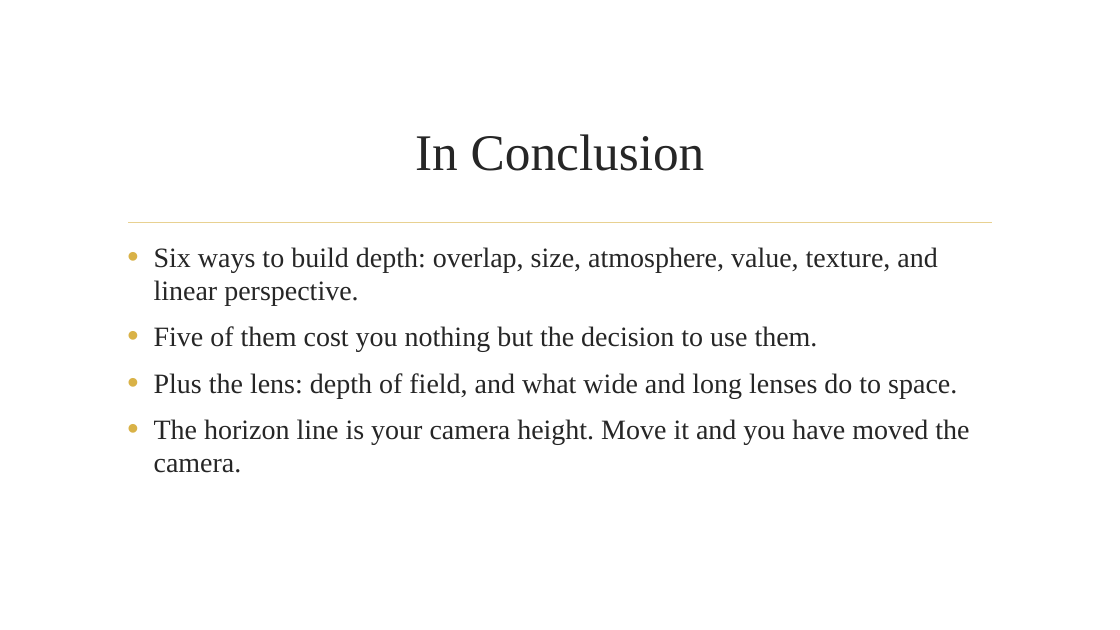
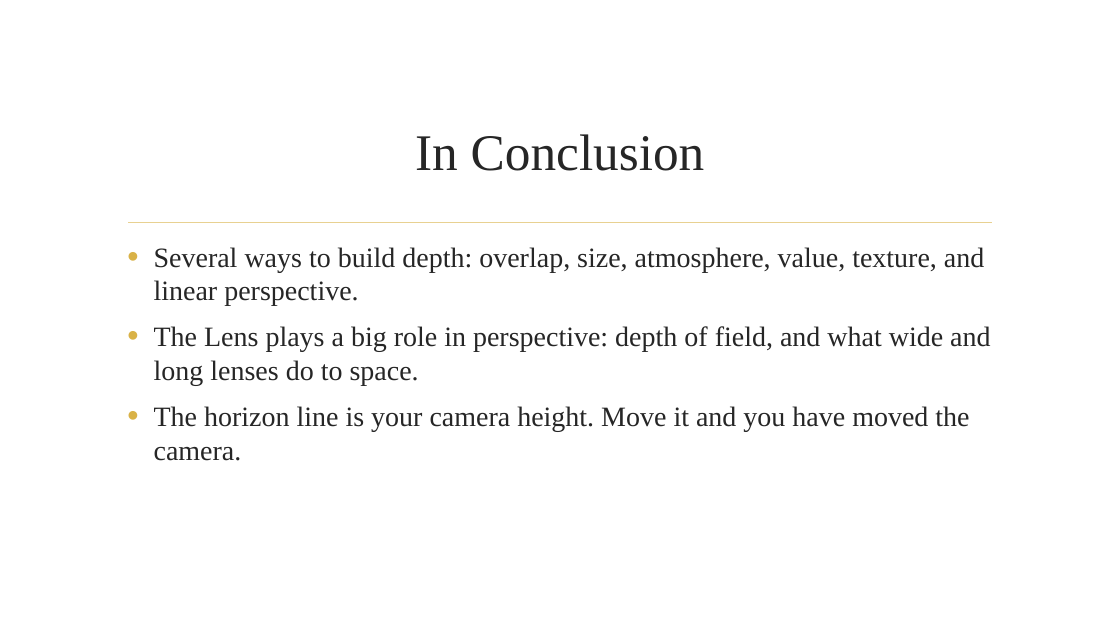
Before and after one commit to dcoes/Classes, a slide deck: slide 28 of Storyboarding/NewLectures/06_Perspective_REVISED.pptx. Drawn at 1120x630 pixels with LibreOffice and Linux fonts; fonts in the diff are those of the drawing; background and template pictures are left out. Boxes give left, top, right and bottom in pixels: in the first picture for what was removed or moved away, otherwise in the second. Text is boxed around its words. In the diff, an @@ line names an element or a change of style, - is before the commit and + after.

```diff
--- a/Storyboarding/NewLectures/06_Perspective_REVISED.pptx
+++ b/Storyboarding/NewLectures/06_Perspective_REVISED.pptx
@@ text at (x1=154, y1=247, x2=990, y2=386): text changed @@
-• Six ways to build depth: overlap, size, atmosphere, value, texture, and linear perspective.
-• Five of them cost you nothing but the decision to use them.
-• Plus the lens: depth of field, and what wide and long lenses do to space.
+• Several ways to build depth: overlap, size, atmosphere, value, texture, and linear perspective.
+• The Lens plays a big role in perspective: depth of field, and what wide and long lenses do to space.
```
Also in this commit, not shown: 10 other slides changed, 2 slides removed, 2 other files.
